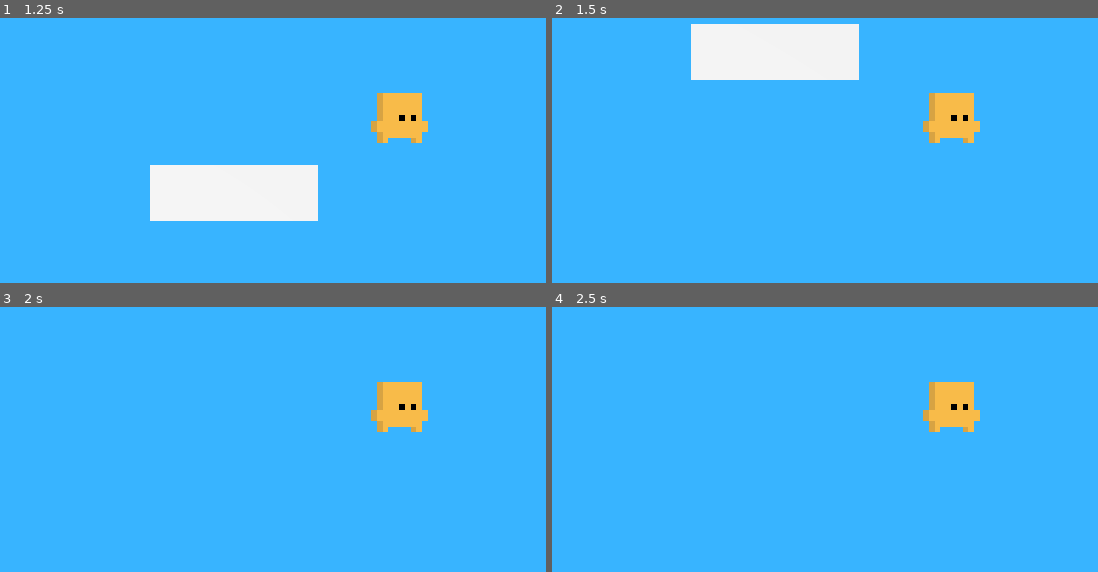
Above: before the commit, frames 1-4 (two rows, left to right).
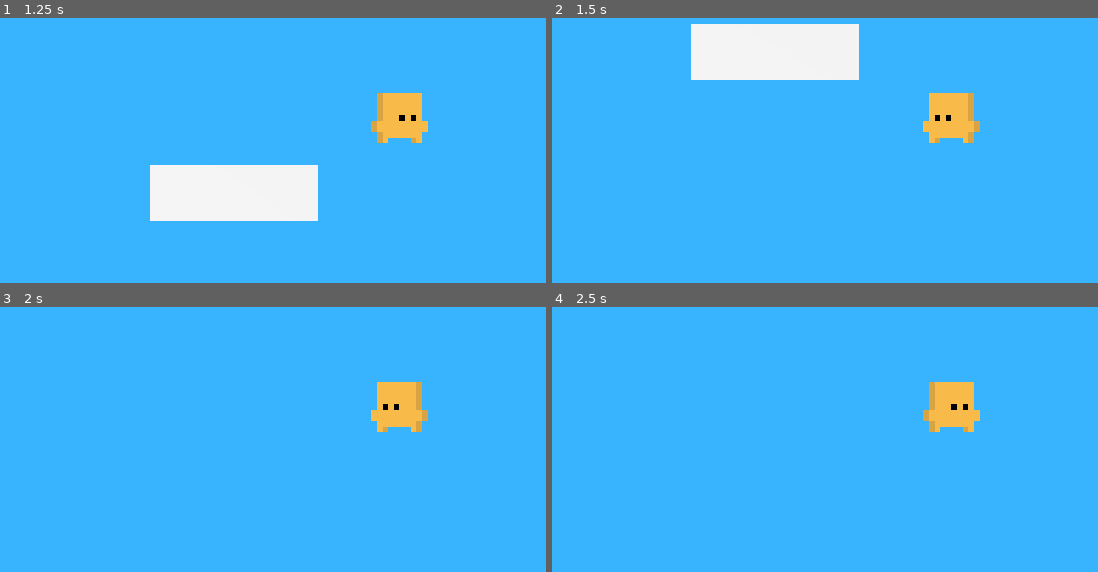
Above: after the commit, the same moments.

Repository: Nhoque3786/cubicalprototype
Game: Godot game, scene res://Resources/Levels/test/PlayerTest.tscn
The game is run twice, just before and just after one commit, with the same random seed, the same clock (stepped at 60 frames per second) and the same inputs.
Inputs:
- Up to frame 1 (1.25 s): tap Enter at 0.5 s; hold Right (move_right) from 0.53 s (still down); tap Up (jump) at 0.6, 0.77, 1.07 s
- Up to frame 2 (1.5 s): release Right (move_right) at 1.28 s; hold Left (move_left) from 1.28 s (still down); tap Up (jump) at 1.35 s
- Up to frame 3 (2 s): keep holding Left (move_left); tap Up (jump) at 1.52, 1.82 s
- Up to frame 4 (2.5 s): tap Space at 2 s; release Left (move_left) at 2.03 s; hold Right (move_right) from 2.03 s (still down); tap Up (jump) at 2.1 s

Frame 1 is identical in both runs. In frame 2, 0.5% of the frame differs, in the area x 67-79%, y 28-48%; in frame 3, 0.5%; in frame 4, nothing differs.

Commit message:
Fixing up Animation Refactoration

Diff:
--- a/Resources/Scripts/Player/Player.gd
+++ b/Resources/Scripts/Player/Player.gd
@@ -13,10 +13,26 @@
 @export var jump_power: float = 8.0
 @export var gravity: float = 24.0
 
+@export_group("Visuals")
+@export var animated_sprite: AnimatedSprite3D
+
 var current_state: State = State.IDLE
 
 # Components
-@onready var animator: Node = $PlayerAnimator
+var animator: PlayerAnimator
+
+func _ready() -> void:
+	if not animated_sprite:
+		for child in get_children():
+			if child is AnimatedSprite3D:
+				animated_sprite = child
+				break
+
+	if animated_sprite:
+		animator = PlayerAnimator.new()
+		animator.animated_sprite = animated_sprite
+	else:
+		push_error("OOPS, Player.gd didint found any AnimatedSprite3D to initialize the Animator.")
 
 func _physics_process(delta: float) -> void:
 	# 1. Update References & State
@@ -53,7 +69,7 @@
 		ground.snap(self, ground.max_distance)
 
 	# 5. Visuals
-	if animator and animator.has_method("update_animation"):
+	if animator:
 		animator.update_animation(velocity, is_on_floor(), input_h, did_jump)
 
 func _update_state(hyprcube: Node) -> void:
--- a/Resources/Scripts/Player/PlayerAnimator.gd
+++ b/Resources/Scripts/Player/PlayerAnimator.gd
@@ -18,7 +18,7 @@
 	if not is_on_floor:
 		animated_sprite.play("default") # Play the 'default' anim
 		animated_sprite.stop()          # and stop it immediately to show the default frame.
-		# TODO: Add squash & stretch logic for falling
+		# TODO: Add squash & stretch logic for falling (The implementation for default pose only is just for testing.)
 		return
 
 	# 2. On Floor: Let the one-shot jump animation finish if it's playing.
